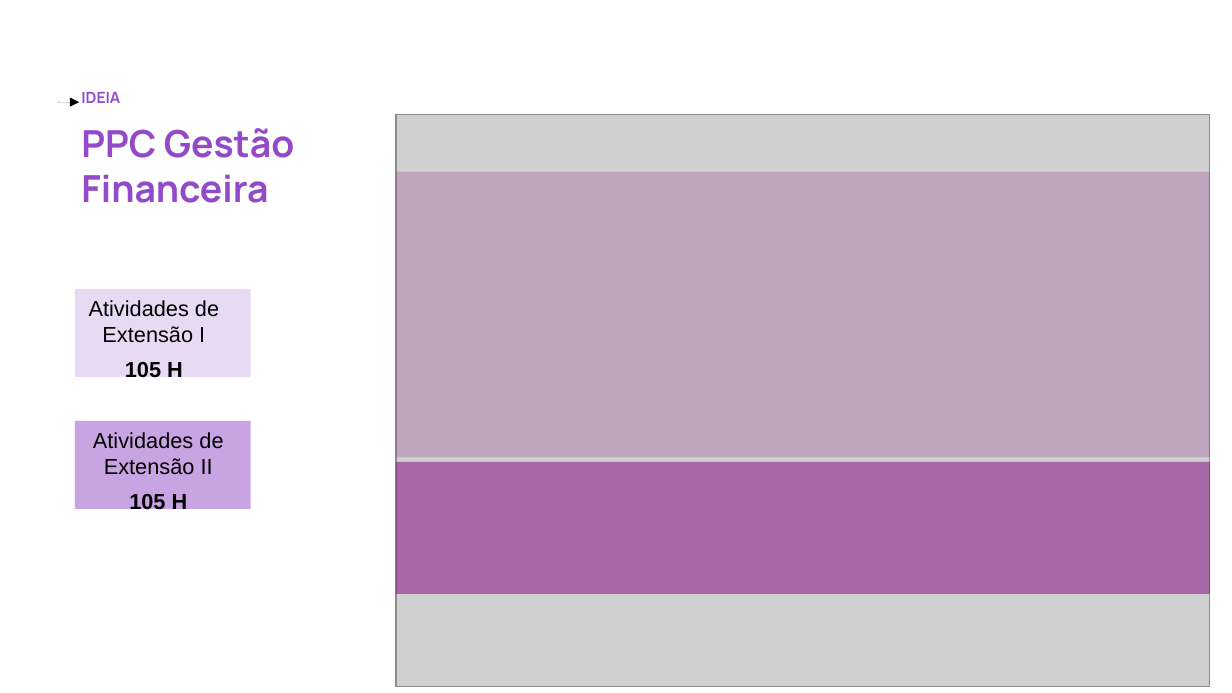
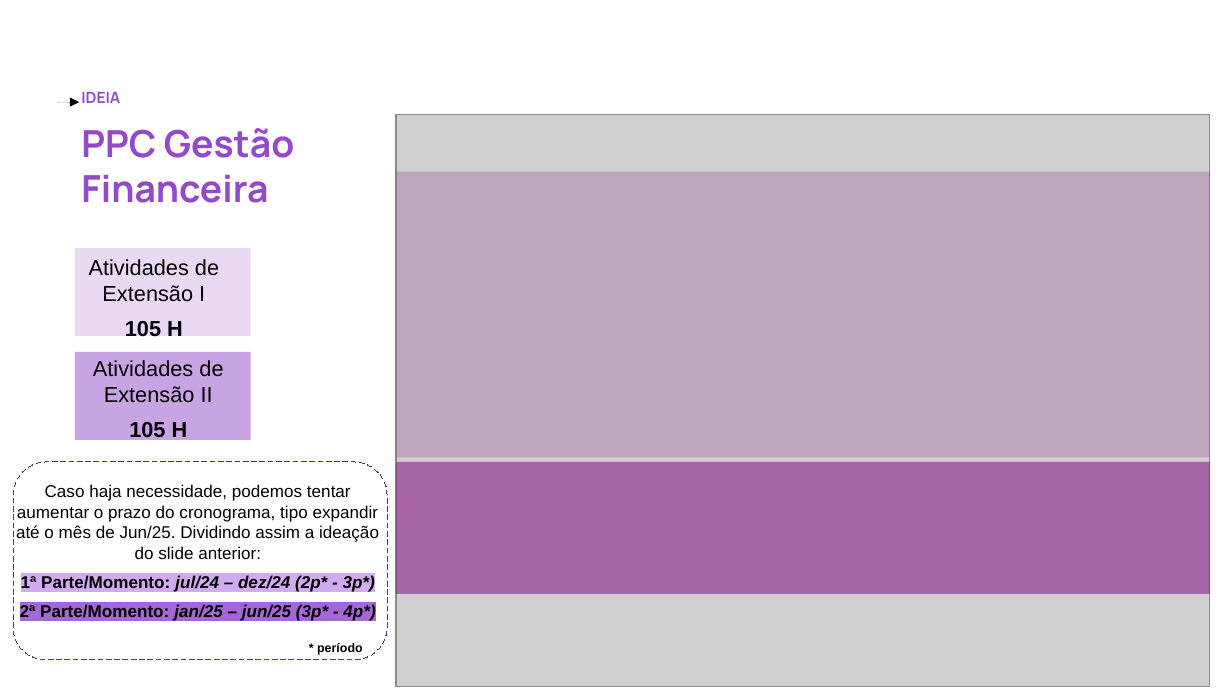
Before and after one commit to ProjetoEvila/EVLproduzido, a slide deck: slide 4 of projeto/documentos/ideia_participacao_gestao_financeira.odp (slide 3 before the commit). Drawn at 1232x693 pixels with LibreOffice and Linux fonts; fonts in the diff are those of the drawing; grey boxes stand for pictures. Boxes give left, top, right and bottom in pixels: in the first picture for what was removed or moved away, otherwise in the second. Text is boxed around its words. In the diff, an @@ line names an element or a change of style, - is before the commit and + after.

```diff
--- a/projeto/documentos/ideia_participacao_gestao_financeira.odp
+++ b/projeto/documentos/ideia_participacao_gestao_financeira.odp
@@ text "Atividades de Extensão I": place and size @@
-text "Atividades de Extensão I" at bbox=[89, 300, 219, 377]
+text "Atividades de Extensão I" at bbox=[89, 259, 219, 336]
@@ rectangle: place and size @@
-rectangle at bbox=[75, 290, 250, 378]
+rectangle at bbox=[75, 248, 250, 337]
@@ text "Atividades de Extensão II": place and size @@
-text "Atividades de Extensão II" at bbox=[93, 432, 223, 514]
+text "Atividades de Extensão II" at bbox=[93, 360, 223, 442]
@@ rectangle: place and size @@
-rectangle at bbox=[75, 421, 250, 510]
+rectangle at bbox=[75, 352, 250, 440]
@@ rounded rectangle added at bbox=[13, 462, 388, 660], fill #FFFFFF at 50% opacity, outline #55308D 0 pt dashed @@
@@ text added at bbox=[16, 484, 379, 621], 11 pt, text #000000 @@
+Caso haja necessidade, podemos tentar aumentar o prazo do cronograma, tipo expandir até o mês de Jun/25. Dividindo assim a ideação do slide anterior:
+1ª Parte/Momento: jul/24 – dez/24 (2p* - 3p*)
+2ª Parte/Momento: jan/25 – jun/25 (3p* - 4p*)
@@ text added at bbox=[317, 643, 363, 655], 8 pt, text #000000, bold @@
+* período
```
Also in this commit, not shown: 1 slide added, 2 other files.
